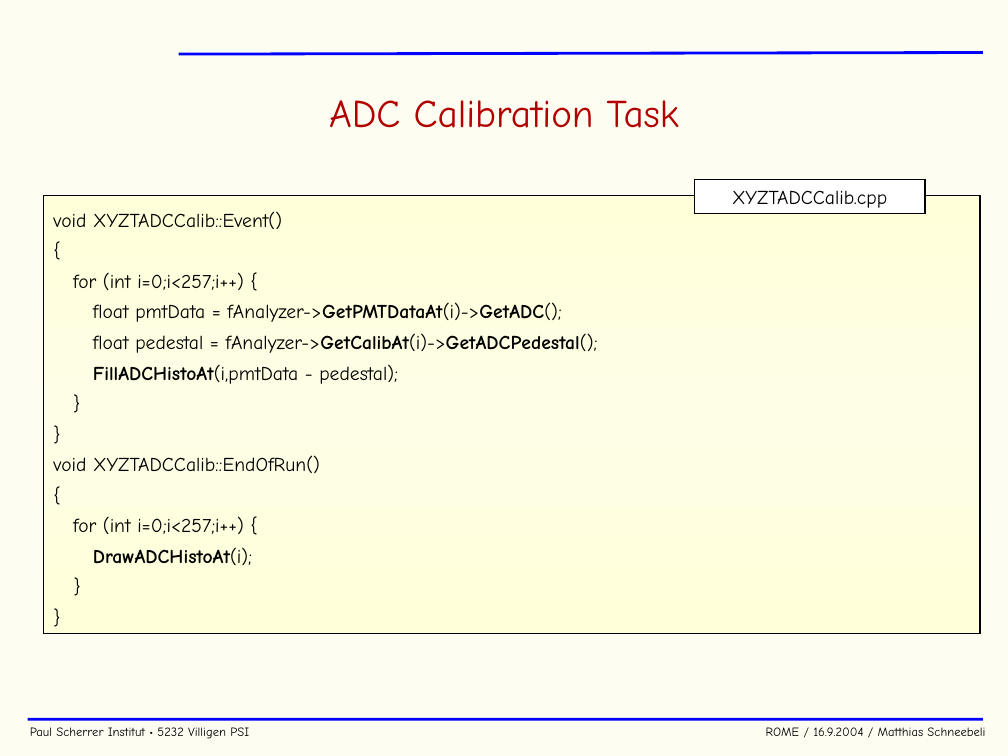
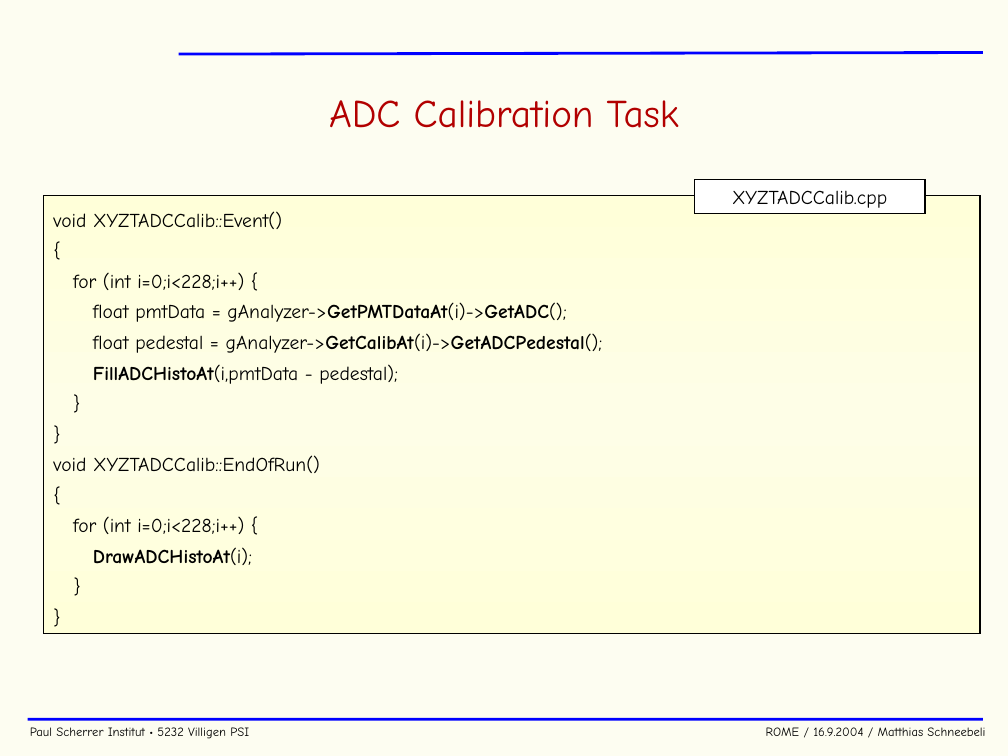
Before and after one commit to cjpl/rome, a slide deck: slide 29 of documentation/ROME.ppt. Drawn at 1008x756 pixels with LibreOffice and Linux fonts; fonts in the diff are those of the drawing; background and template pictures are left out. Boxes give left, top, right and bottom in pixels: in the first picture for what was removed or moved away, otherwise in the second. Text is boxed around its words. In the diff, an @@ line names an element or a change of style, - is before the commit and + after.

```diff
--- a/documentation/ROME.ppt
+++ b/documentation/ROME.ppt
@@ text in rectangle at <box>73,272,603,353</box>: text changed @@
-for (int i=0;i<257;i++) {
-float pmtData = fAnalyzer->GetPMTDataAt(i)->GetADC();
-float pedestal = fAnalyzer->GetCalibAt(i)->GetADCPedestal();
+for (int i=0;i<228;i++) {
+float pmtData = gAnalyzer->GetPMTDataAt(i)->GetADC();
+float pedestal = gAnalyzer->GetCalibAt(i)->GetADCPedestal();
@@ text in rectangle at <box>73,516,244,534</box>: text changed @@
-for (int i=0;i<257;i++) {
+for (int i=0;i<228;i++) {
```
Also in this commit, not shown: 2 other slides changed, 2 slides added, 2 slides removed, 6 other files.
